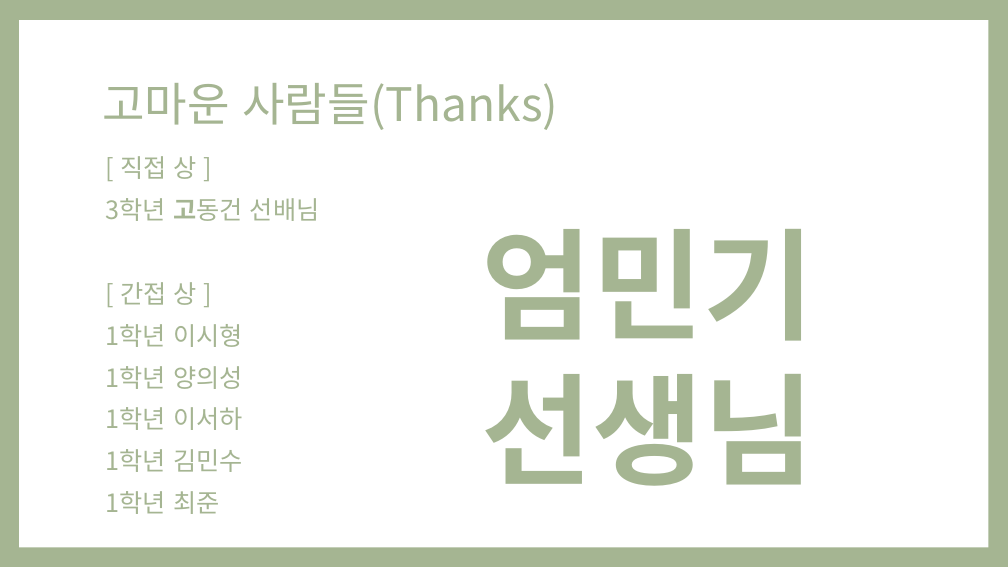
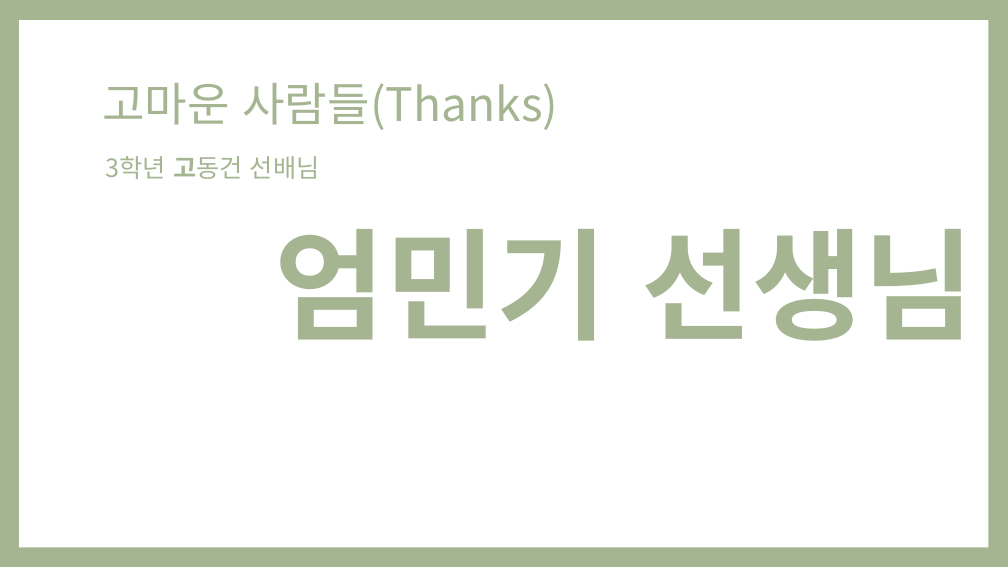
Before and after one commit to Ozzangeo/ConsoleEngine, a slide deck: slide 3 of 1410_오지훈_플밍_Project_발표자료.pptx (slide 4 before the commit). Drawn at 1008x567 pixels with LibreOffice and Linux fonts; fonts in the diff are those of the drawing. Boxes give left, top, right and bottom in pixels: in the first picture for what was removed or moved away, otherwise in the second. Text is boxed around its words. In the diff, an @@ line names an element or a change of style, - is before the commit and + after.

```diff
--- a/1410_오지훈_플밍_Project_발표자료.pptx
+++ b/1410_오지훈_플밍_Project_발표자료.pptx
@@ text at box(120, 156, 196, 179): paragraph removed @@
-[ 직접 상 ]
@@ text "엄민기 선생님" rewrapped from box(481, 229, 814, 486) to box(274, 229, 974, 341) @@
@@ text at box(106, 282, 243, 514): paragraphs removed @@
-[ 간접 상 ]
-1학년 이시형
-1학년 양의성
-1학년 이서하
-1학년 김민수
-1학년 최준
```
Also in this commit, not shown: 5 other slides changed, 16 slides added, 8 slides removed, 46 other files.
